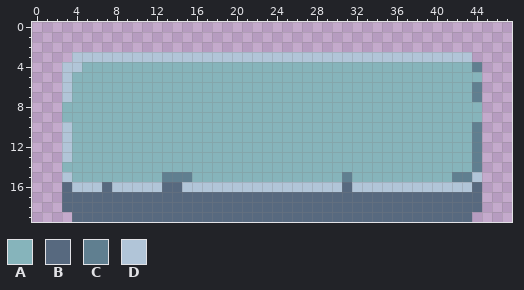
A pixel-art file gets an edit: assets/art/button_up_regular.aseprite. Above, as it was before the edit.
48x20 pixels, 1 frame.
Palette (. is transparent): A #86b4bb  B #57697f  C #607f90  D #b1c5d8
Pixels before, first column x 3:
 3 .DDDDDDDDDDDDDDDDDDDDDDDDDDDDDDDDDDDDDDDD.
 4 DDAAAAAAAAAAAAAAAAAAAAAAAAAAAAAAAAAAAAAAAC
 5 DAAAAAAAAAAAAAAAAAAAAAAAAAAAAAAAAAAAAAAAAA
 6 DAAAAAAAAAAAAAAAAAAAAAAAAAAAAAAAAAAAAAAAAC
 7 DAAAAAAAAAAAAAAAAAAAAAAAAAAAAAAAAAAAAAAAAC
 8 AAAAAAAAAAAAAAAAAAAAAAAAAAAAAAAAAAAAAAAAAA
 9 AAAAAAAAAAAAAAAAAAAAAAAAAAAAAAAAAAAAAAAAAA
10 DAAAAAAAAAAAAAAAAAAAAAAAAAAAAAAAAAAAAAAAAC
11 DAAAAAAAAAAAAAAAAAAAAAAAAAAAAAAAAAAAAAAAAC
12 DAAAAAAAAAAAAAAAAAAAAAAAAAAAAAAAAAAAAAAAAC
13 DAAAAAAAAAAAAAAAAAAAAAAAAAAAAAAAAAAAAAAAAC
14 AAAAAAAAAAAAAAAAAAAAAAAAAAAAAAAAAAAAAAAAAC
15 DAAAAAAAAACCCAAAAAAAAAAAAAAACAAAAAAAAAACCD
16 BDDDBDDDDDBBDDDDDDDDDDDDDDDDBDDDDDDDDDDDDB
17 BBBBBBBBBBBBBBBBBBBBBBBBBBBBBBBBBBBBBBBBBB
18 BBBBBBBBBBBBBBBBBBBBBBBBBBBBBBBBBBBBBBBBBB
19 .BBBBBBBBBBBBBBBBBBBBBBBBBBBBBBBBBBBBBBBB.
After:
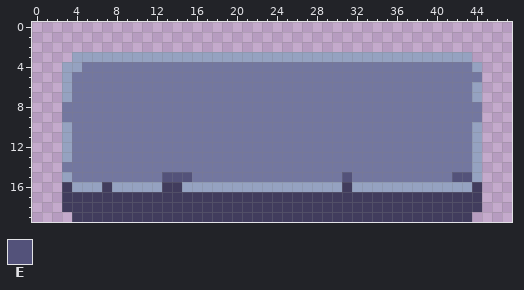
Colours new in this view: E #53527a
The commit says: feat(assets): new UI assets for combat scene, including buttons
What changed:
colour A: #86b4bb -> #7377a0
colour B: #57697f -> #413c5d
colour D: #b1c5d8 -> #95a2c1
Changed rows in their new state; - is a pixel that keeps its letter.
first column x 13:
 4 -------------------------------D
 6 -------------------------------D
 7 -------------------------------D
10 -------------------------------D
11 -------------------------------D
12 -------------------------------D
13 -------------------------------D
14 -------------------------------D
15 EEE---------------E----------EE-
Boxes around the changes in both pictures, in picture pixels (x1, y1, x2, y2):
changed: (62, 52, 482, 222)
